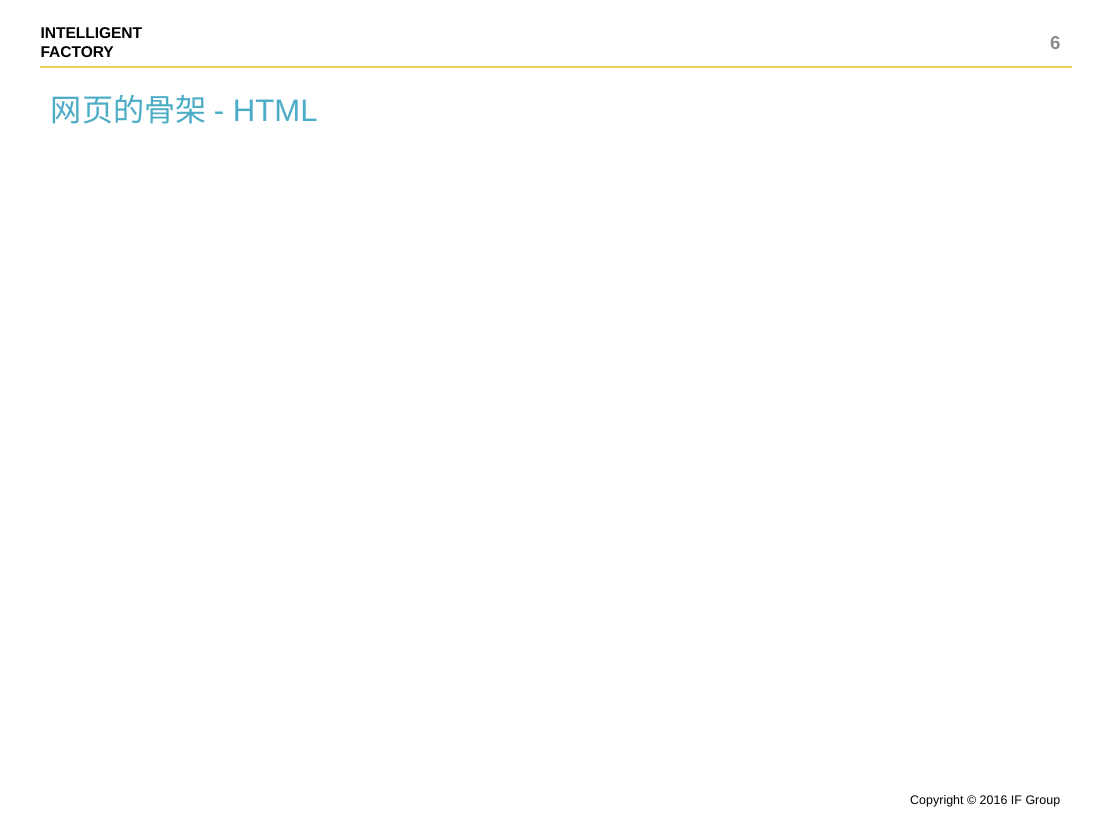
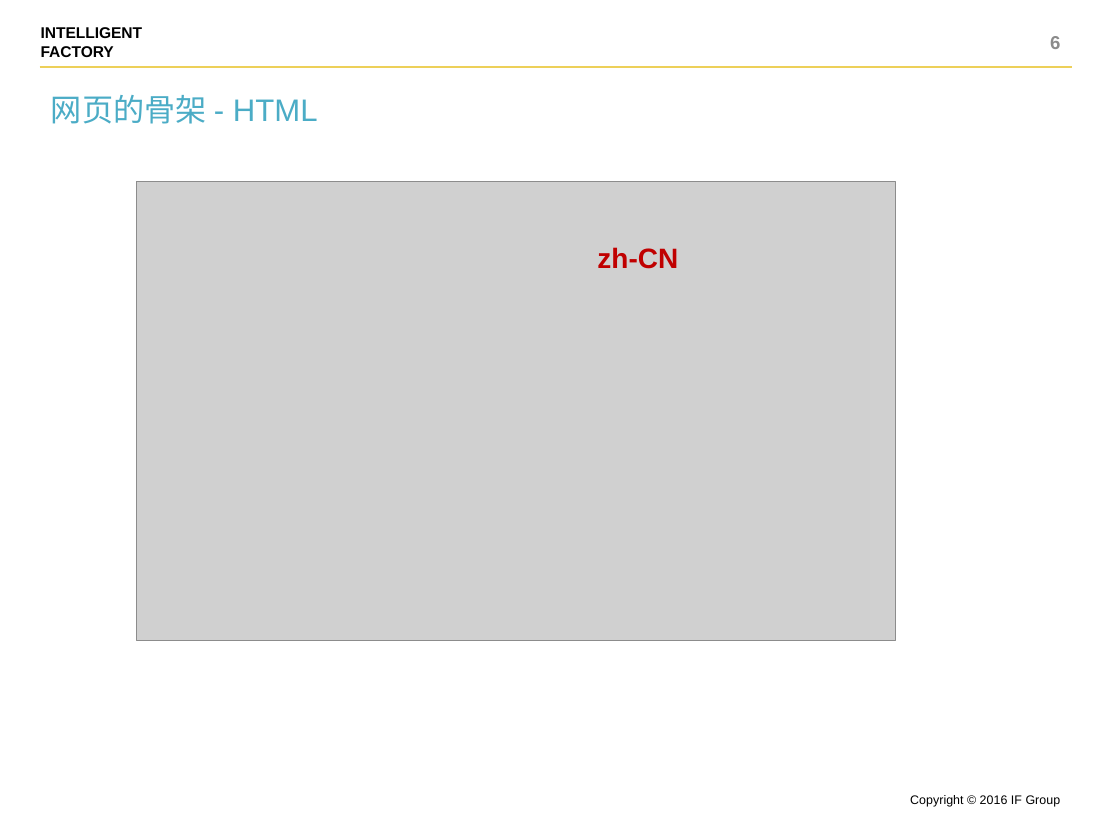
Before and after one commit to shentianyi/CompanyCource, a slide deck: slide 6 of CodeMonkey/cs05 UI前端/UI设计.pptx. Drawn at 1120x840 pixels with LibreOffice and Linux fonts; fonts in the diff are those of the drawing; grey boxes stand for pictures. Boxes give left, top, right and bottom in pixels: in the first picture for what was removed or moved away, otherwise in the second. Text is boxed around its words. In the diff, an @@ line names an element or a change of style, - is before the commit and + after.

Commit message:
modified:   "CodeMonkey/cs05 UI\345\211\215\347\253\257/UI\350\256\276\350\256\241.pptx"

```diff
--- a/CodeMonkey/cs05 UI前端/UI设计.pptx
+++ b/CodeMonkey/cs05 UI前端/UI设计.pptx
@@ picture added at [137, 181, 895, 640] @@
@@ text added at [597, 247, 678, 269], 18 pt, text #C00000, bold @@
+zh-CN
```
Also in this commit, not shown: 2 slides added.
